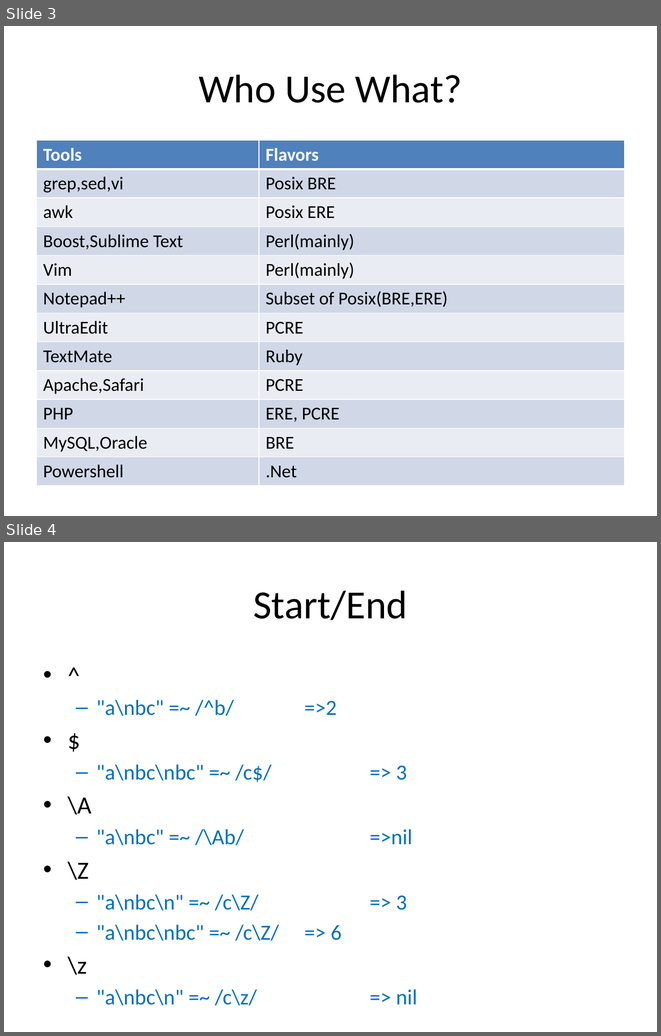
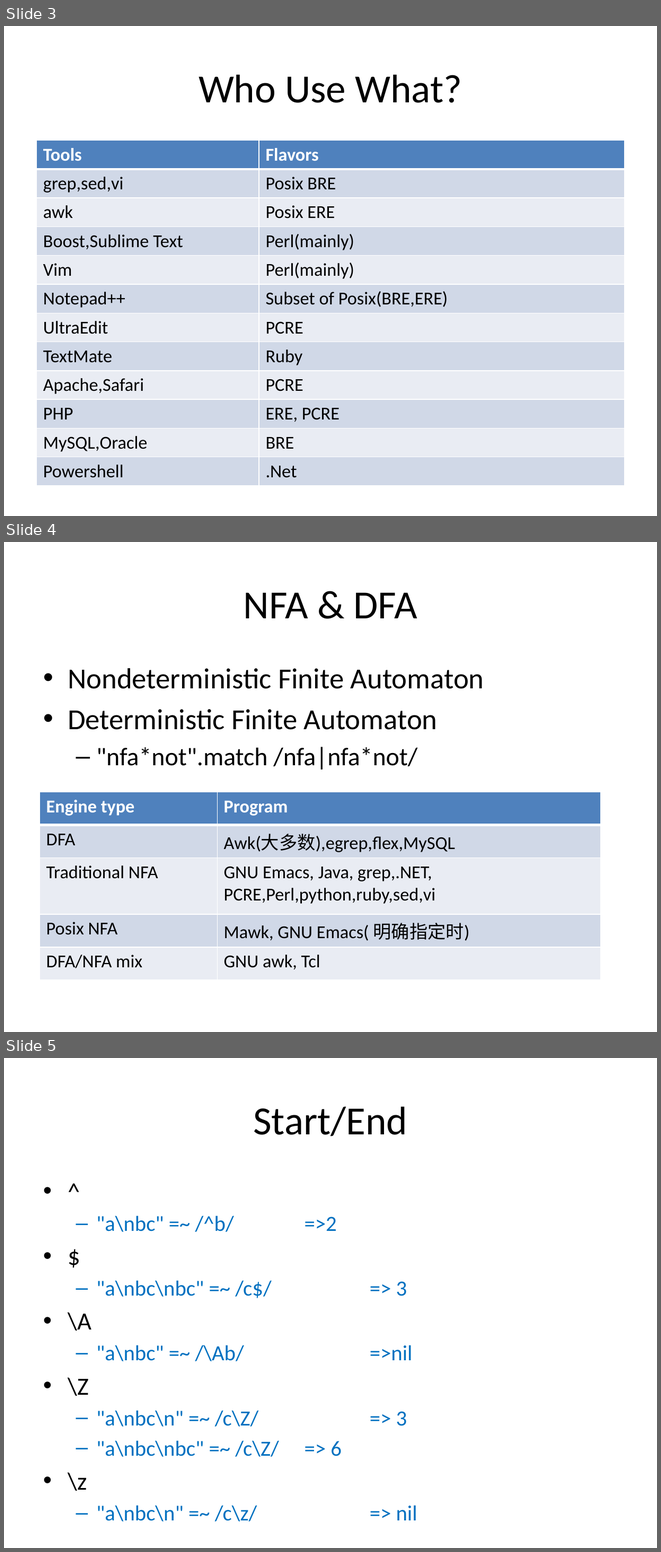
Before and after one commit to qszhuan/codes, a slide deck: regex/Regular Expression.pptx. Shown one above the other, each under a label of ours: slides 3 and 4 before the commit, slides 3, 4 and 5 after it. The pictures are 661x1036 and 661x1552 pixels, drawn with LibreOffice and Linux fonts; fonts in the diff are those of the drawing. Boxes give left, top, right and bottom in pixels: in the first picture for what was removed or moved away, otherwise in the second. Text is boxed around its words. In the diff, an @@ line names an element or a change of style, - is before the commit and + after.

Commit message:
add dfa/nfa slide

```diff
--- a/regex/Regular Expression.pptx
+++ b/regex/Regular Expression.pptx
@@ slide 4 added at (4,542,657,1032), background #FFFFFF @@
@@ title added at (244,592,417,618), 44 pt, text #000000 @@
+NFA & DFA
@@ text added at (68,668,484,769), 32 pt, text #000000 @@
+• Nondeterministic Finite Automaton
+• Deterministic Finite Automaton
+  – "nfa*not".match /nfa|nfa*not/
@@ table added at (40,792,601,979), 5 rows, 2 columns @@
+Engine type | Program
+DFA | Awk(大多数),egrep,flex,MySQL
+Traditional NFA | GNU Emacs, Java, grep,.NET, PCRE,Perl,python,ruby,sed,vi
+Posix NFA | Mawk, GNU Emacs( 明确指定时)
+DFA/NFA mix | GNU awk, Tcl
@@ what was slide 4 is now slide 5 @@
```
